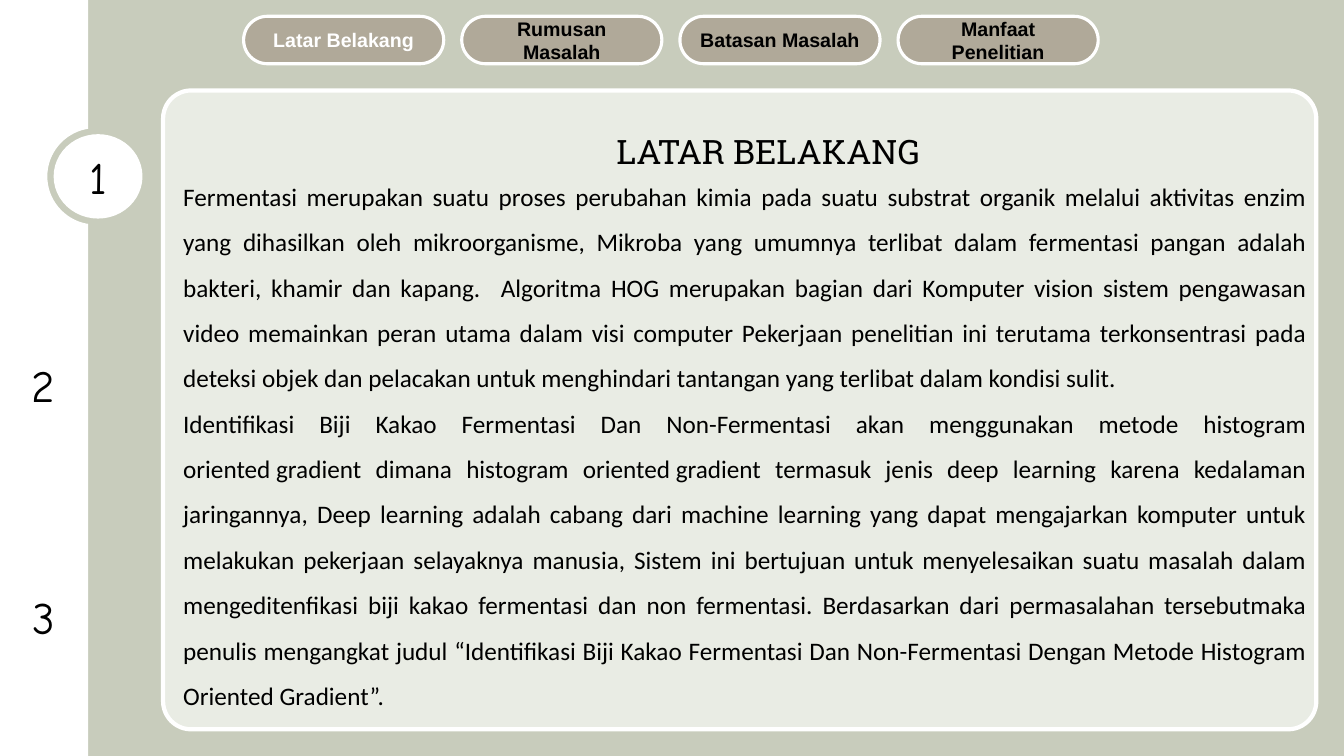
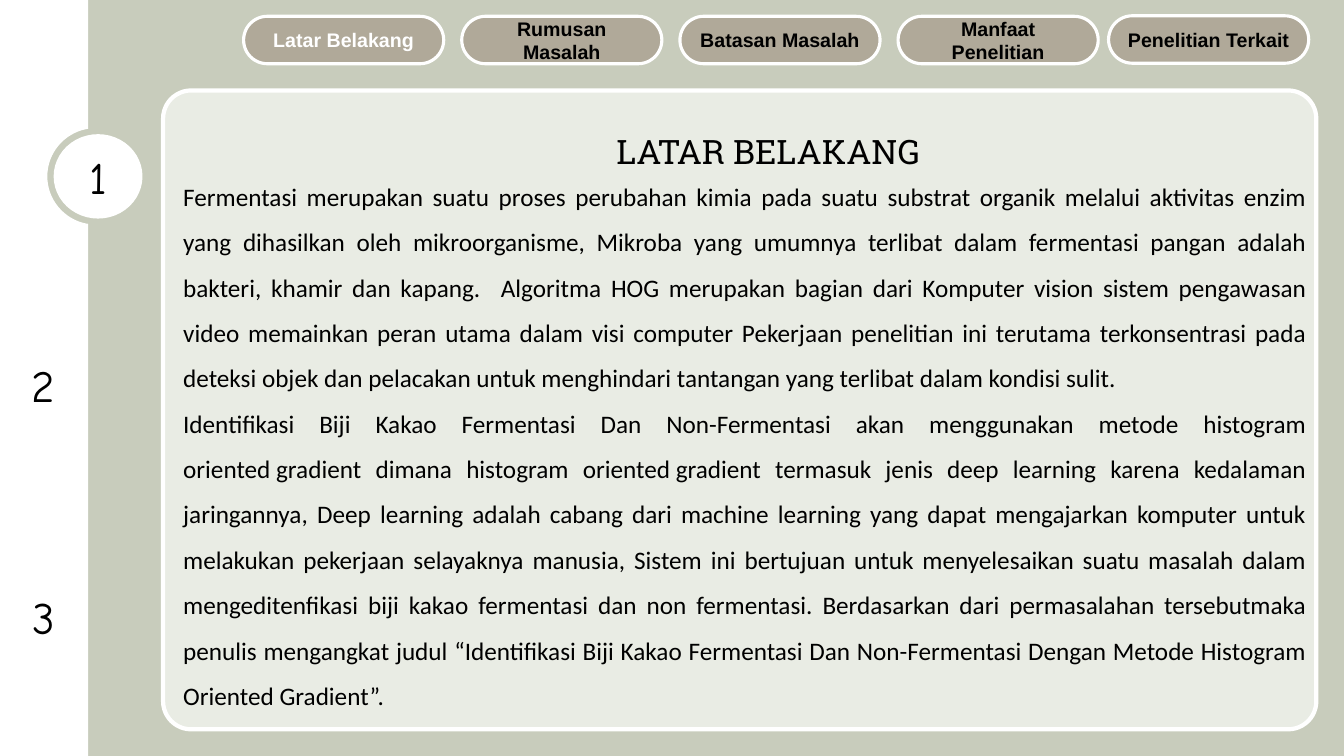
Before and after one commit to AslamMardin/ppt, a slide deck: slide 2 of PROPOSAL/SAFRIADI/SAFRIADI - SEMPRO.pptx. Drawn at 1344x756 pixels with LibreOffice and Linux fonts; fonts in the diff are those of the drawing; background and template pictures are left out. Boxes give left, top, right and bottom in pixels: in the first picture for what was removed or moved away, otherwise in the second. Text is boxed around its words. In the diff, an @@ line names an element or a change of style, - is before the commit and + after.

Commit message:
revisi safriadi busmiwati penelitian terkait

```diff
--- a/PROPOSAL/SAFRIADI/SAFRIADI - SEMPRO.pptx
+++ b/PROPOSAL/SAFRIADI/SAFRIADI - SEMPRO.pptx
@@ rounded rectangle added at (x1=1109, y1=16, x2=1310, y2=64), fill #B0A999, outline #FFFFFF 2.25 pt, 14 pt, text #000000, bold @@
+Penelitian Terkait
```
Also in this commit, not shown: 3 other slides changed, 1 slide added, 1 other file.
